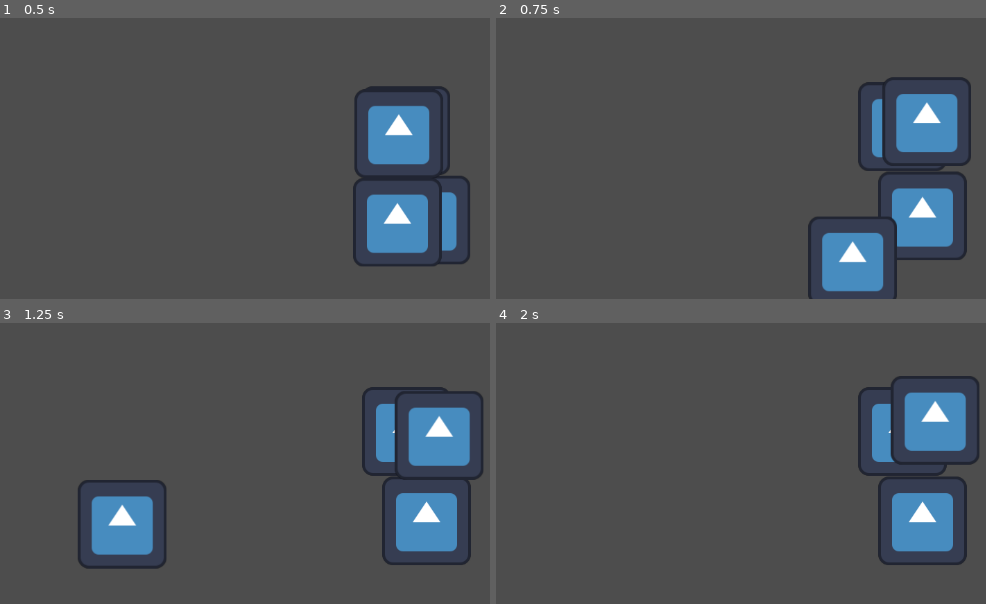
Above: before the commit, frames 1-4 (two rows, left to right).
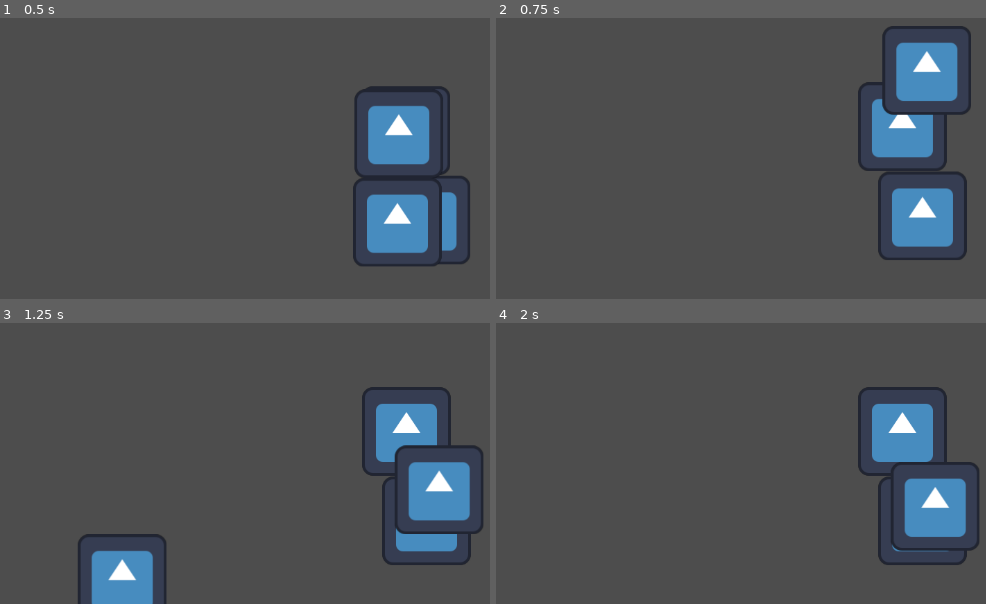
Above: after the commit, the same moments.

Repository: 42triangles/robot-surgery
Game: Godot game, scene res://scenes/world.tscn
Same seed, same stepped clock (60 frames per second), same inputs: the game is played once before the commit and once after it. The project has no main scene, so this scene is started directly. The engine's default icon, where the game draws it, is replaced by a stand-in: a white triangle on a blue panel in a dark square.
Inputs:
- Up to frame 1 (0.5 s): no input
- Up to frame 2 (0.75 s): hold D (move_right) from 0.53 s (still down); hold Space (jump) from 0.53 s (still down)
- Up to frame 3 (1.25 s): keep holding D (move_right); keep holding Space (jump)
- Up to frame 4 (2 s): keep holding D (move_right); release Space (jump) at 1.28 s; tap Space (jump) at 1.35, 1.52, 1.82 s

Frame 1 is identical in both runs. In frame 2, 8.7% of the frame differs, in the area x 63-97%, y 2-100%; in frame 3, 11%, in the area x 15-99%, y 24-100%; in frame 4, 6.3%.

Commit message:
Refactor player jump constant

Diff:
--- a/scripts/player.gd
+++ b/scripts/player.gd
@@ -3,6 +3,7 @@
 @export var movement_scale: float = 100
 @export var friction: float = 50
 @export var max_speed: float = 600
+@export var jump_power: float = 2000
 
 var movement: float
 
@@ -27,5 +28,5 @@
 
 	if event.is_action_pressed("jump"):
 		if is_on_floor():
-			velocity.y = -1000
+			velocity.y = -1 * jump_power
 		get_viewport().set_input_as_handled()
